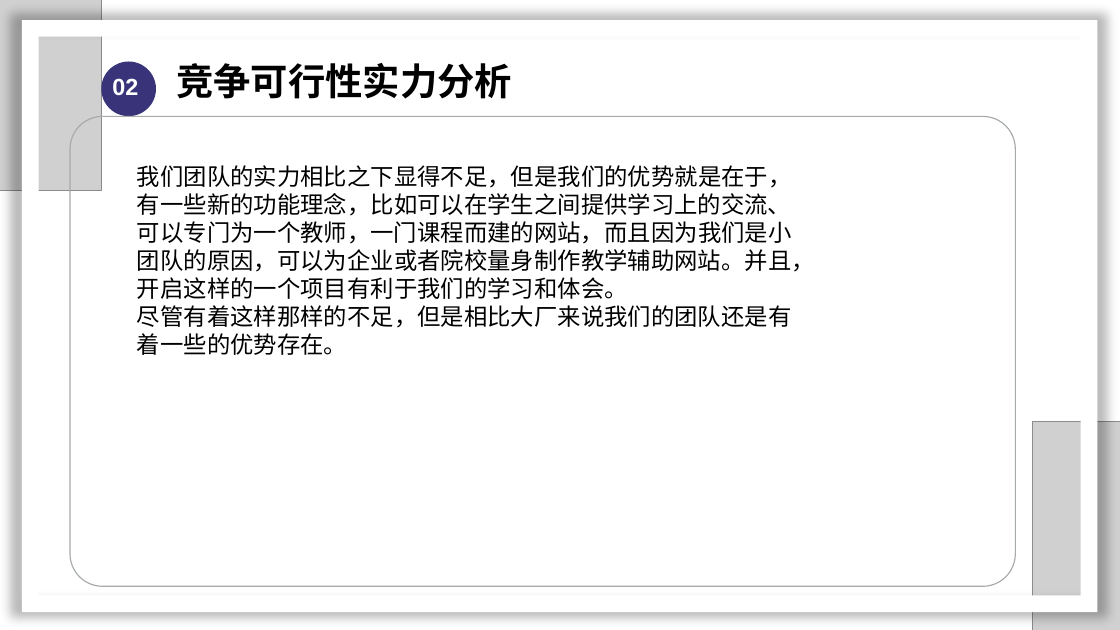
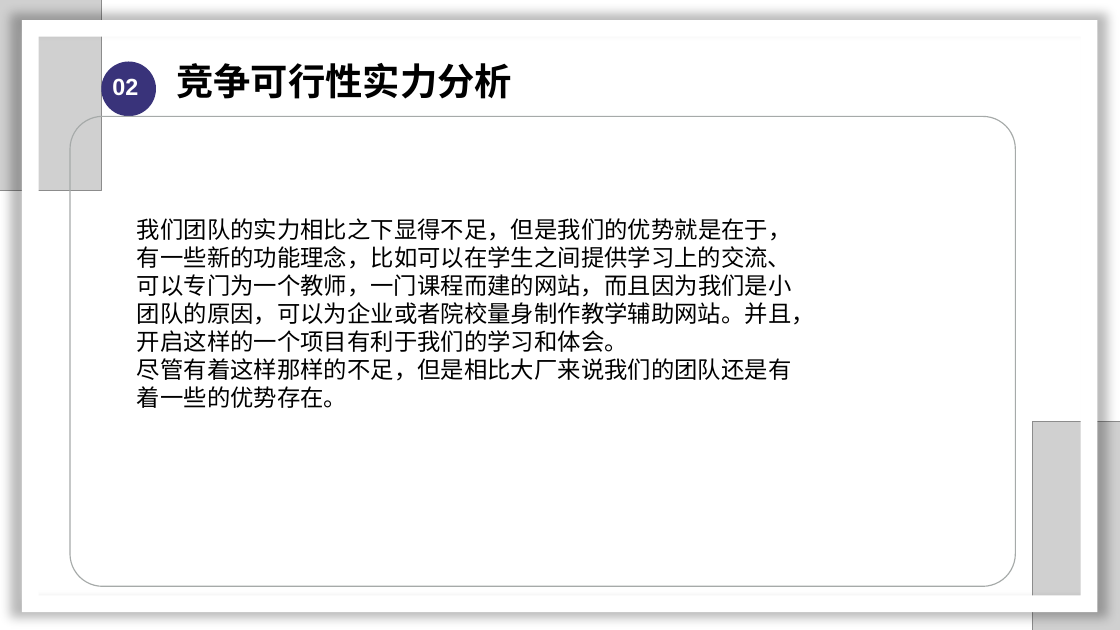
Before and after one commit to SarielX98/PRD2018G14, a slide deck: slide 20 of 受控文档/PPT/软件需求工程审核PPT.pptx. Drawn at 1120x630 pixels with LibreOffice and Linux fonts; fonts in the diff are those of the drawing; grey boxes stand for pictures; background and template pictures are left out. Boxes give left, top, right and bottom in pixels: in the first picture for what was removed or moved away, otherwise in the second. Text is boxed around its words. In the diff, an @@ line names an element or a change of style, - is before the commit and + after.

```diff
--- a/受控文档/PPT/软件需求工程审核PPT.pptx
+++ b/受控文档/PPT/软件需求工程审核PPT.pptx
@@ text "我们团队的实力相比之下显得不足，但是我们的优势就是在于，有一些新的功能理念，比如可以在学生之间提供学习上的交流、可以专门 ..." moved from (x1=137, y1=165, x2=815, y2=355) to (x1=137, y1=218, x2=815, y2=408) @@
```
Also in this commit, not shown: 11 other slides changed, 4 slides added.
